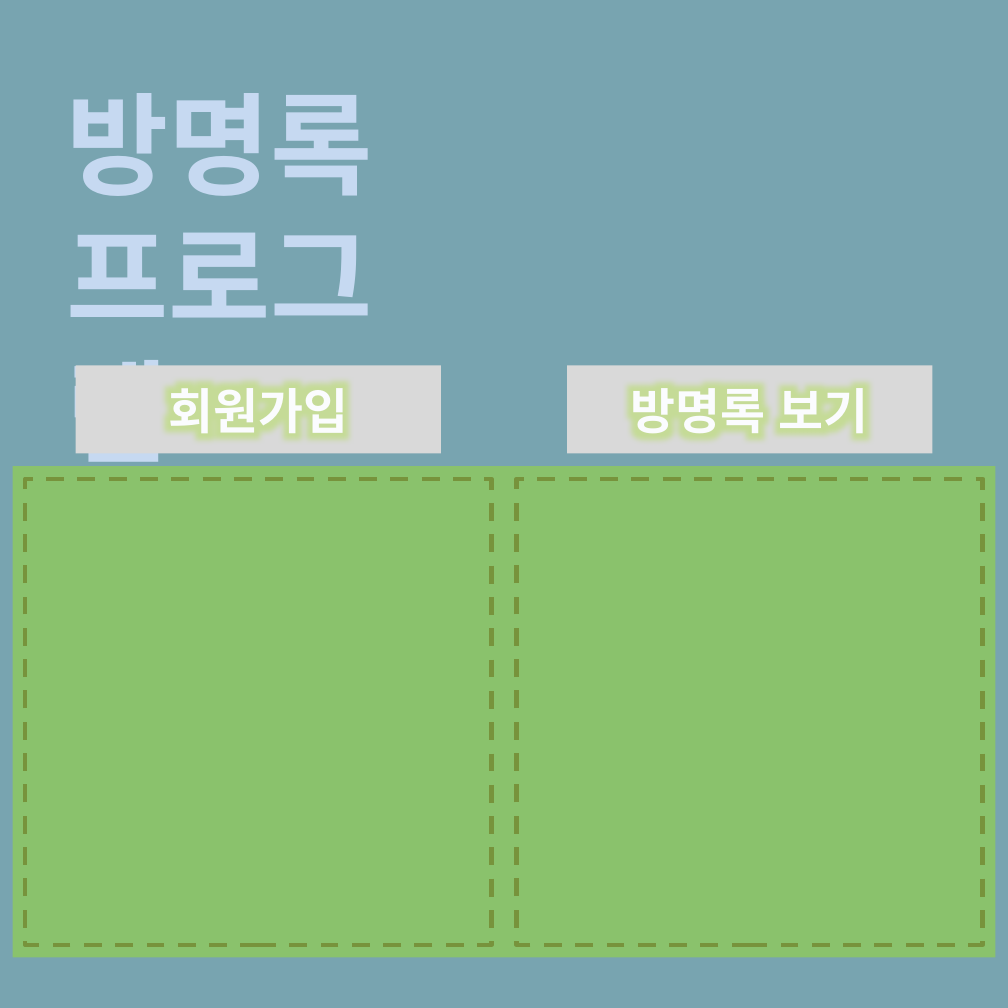
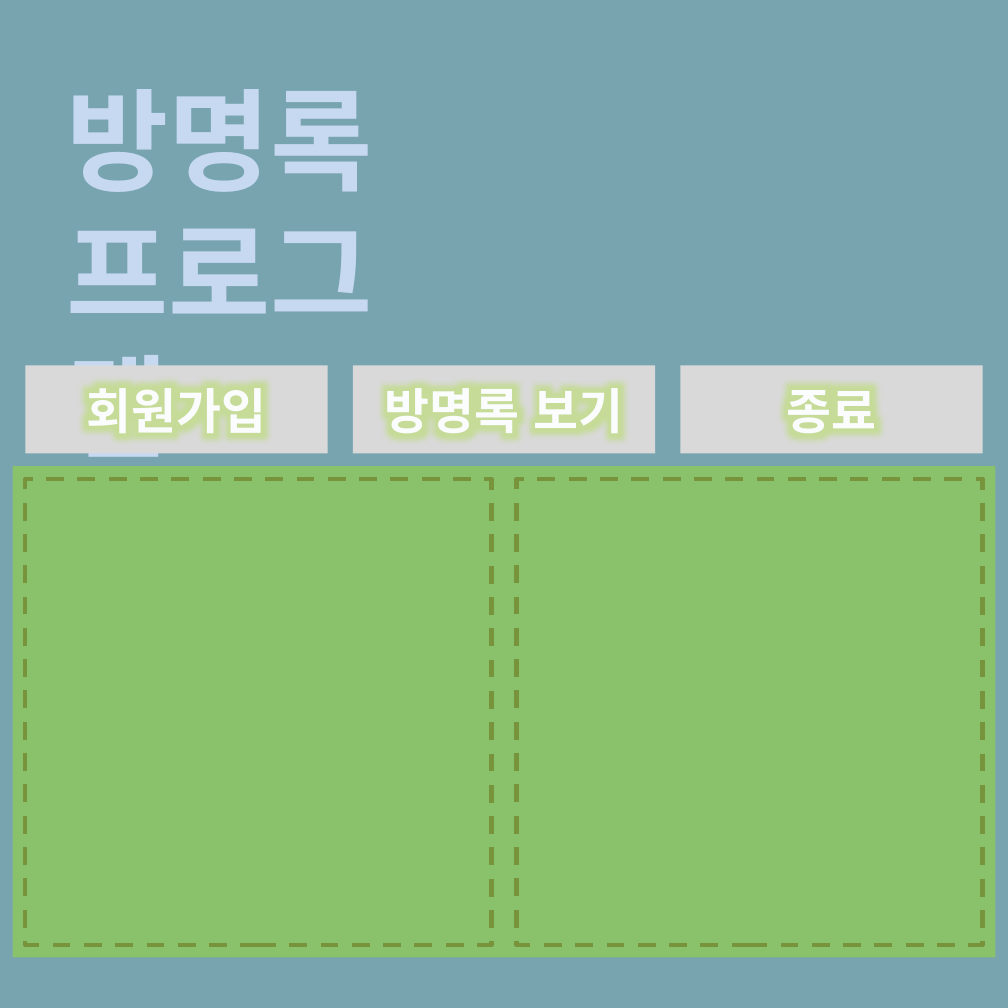
Before and after one commit to 220du/AutomaticGuestBook, a slide deck: slide 2 of make_png.pptx. Drawn at 1008x1008 pixels with LibreOffice and Linux fonts; fonts in the diff are those of the drawing; background and template pictures are left out; a plain dark background stands for a picture behind light text. Boxes give left, top, right and bottom in pixels: in the first picture for what was removed or moved away, otherwise in the second. Text is boxed around its words. In the diff, an @@ line names an element or a change of style, - is before the commit and + after.

```diff
--- a/make_png.pptx
+++ b/make_png.pptx
@@ text "방명록 프로그램": place and size @@
-text "방명록 프로그램" at box(66, 93, 373, 480)
+text "방명록 프로그램" at box(66, 89, 373, 476)
@@ rectangle "회원가입": place and size @@
-rectangle "회원가입" at box(75, 365, 440, 453)
+rectangle "회원가입" at box(26, 365, 328, 453)
@@ rectangle "방명록 보기": place and size @@
-rectangle "방명록 보기" at box(566, 365, 931, 453)
+rectangle "방명록 보기" at box(354, 365, 656, 453)
@@ rectangle added at box(680, 365, 982, 453), fill #D9D9D9, 22 pt, text #FCFCFF, bold @@
+종료
```
Also in this commit, not shown: 1 other slide changed, 22 other files.
